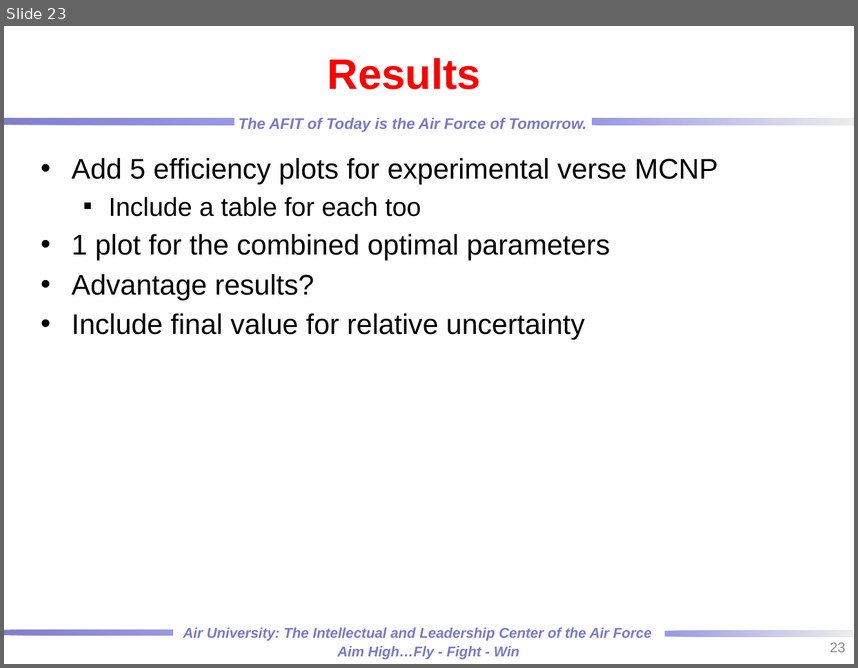
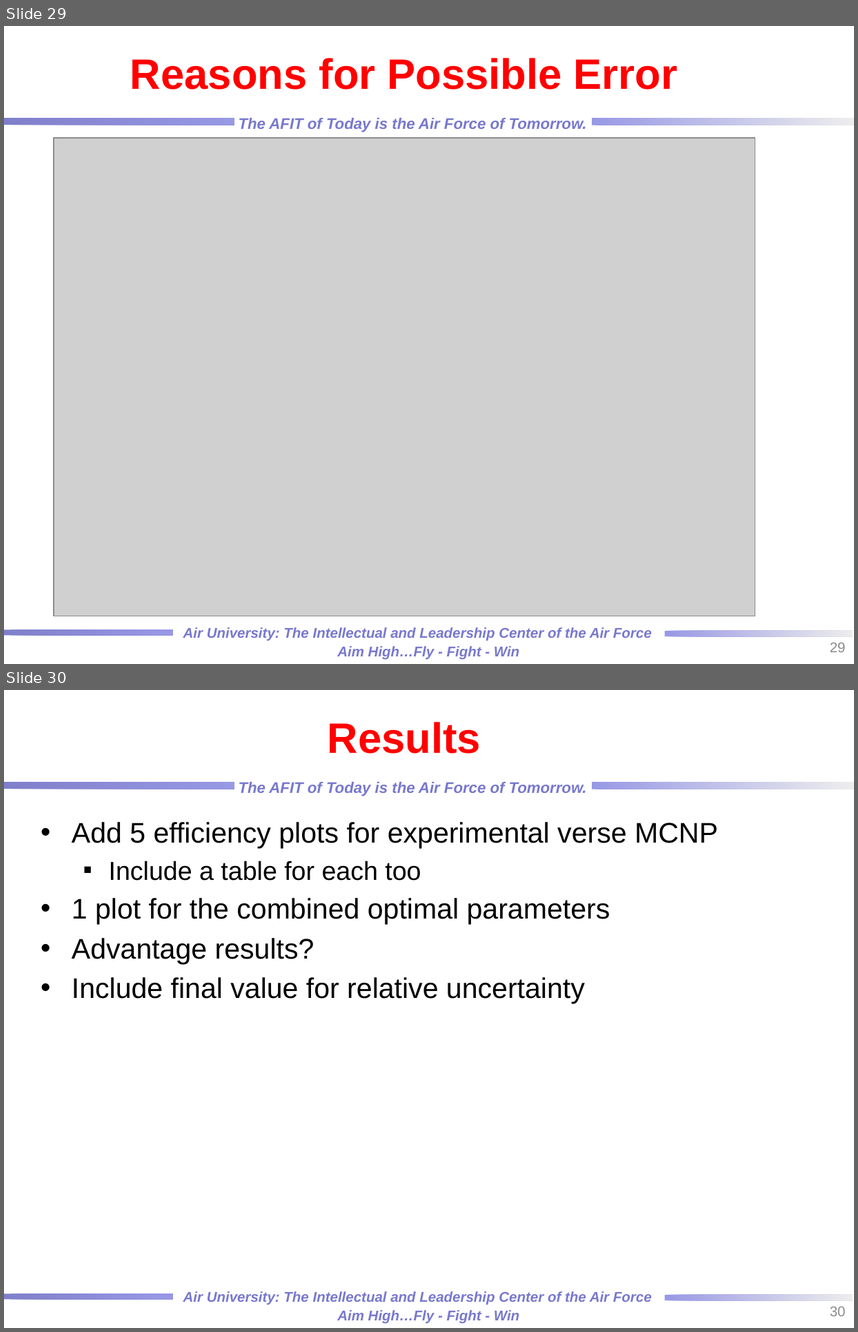
Before and after one commit to rtorzilli/GeDetector-Project, a slide deck: Report/HPGe_Automation Optimization_MCNP_Model.pptx. Shown one above the other, each under a label of ours: slide 23 before the commit, slides 29 and 30 after it. The pictures are 858x668 and 858x1332 pixels, drawn with LibreOffice and Linux fonts; fonts in the diff are those of the drawing; grey boxes stand for pictures; background and template pictures are left out. Boxes give left, top, right and bottom in pixels: in the first picture for what was removed or moved away, otherwise in the second. Text is boxed around its words. In the diff, an @@ line names an element or a change of style, - is before the commit and + after.

```diff
--- a/Report/HPGe_Automation Optimization_MCNP_Model.pptx
+++ b/Report/HPGe_Automation Optimization_MCNP_Model.pptx
@@ slide 29 added at [4, 26, 854, 664], background picture (left out); not listed: 7 template elements that a slide beside it also shows @@
@@ title added at [130, 58, 677, 89], 36 pt, text #FF0000, bold @@
+Reasons for Possible Error
@@ picture added at [53, 138, 755, 616] @@
@@ page number added at [830, 642, 846, 652], 12 pt, text #8C8C8C @@
+29
@@ what was slide 23 is now slide 30 @@
@@ page number at [830, 1306, 846, 1316]: text changed @@
-23
+30
```
Also in this commit, not shown: 4 slides changed, 7 other slides added, 1 slide removed, 3 other files.
